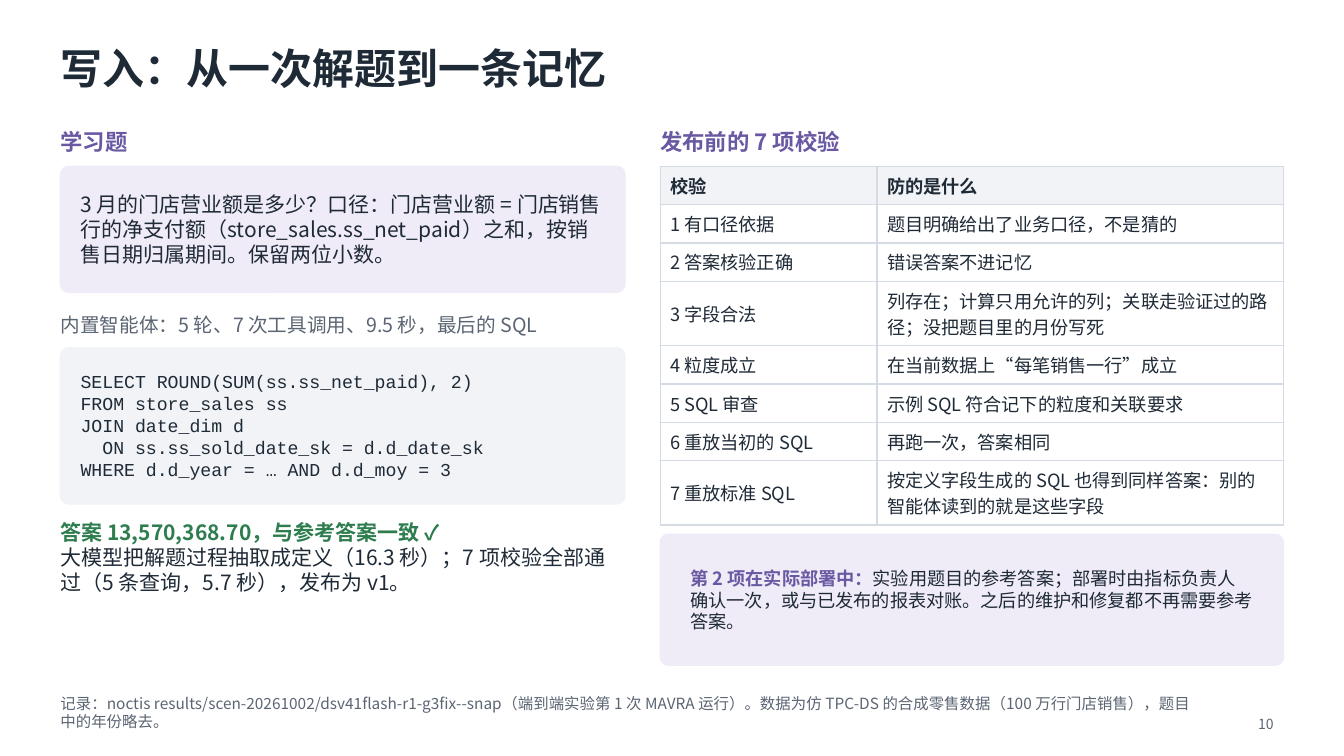
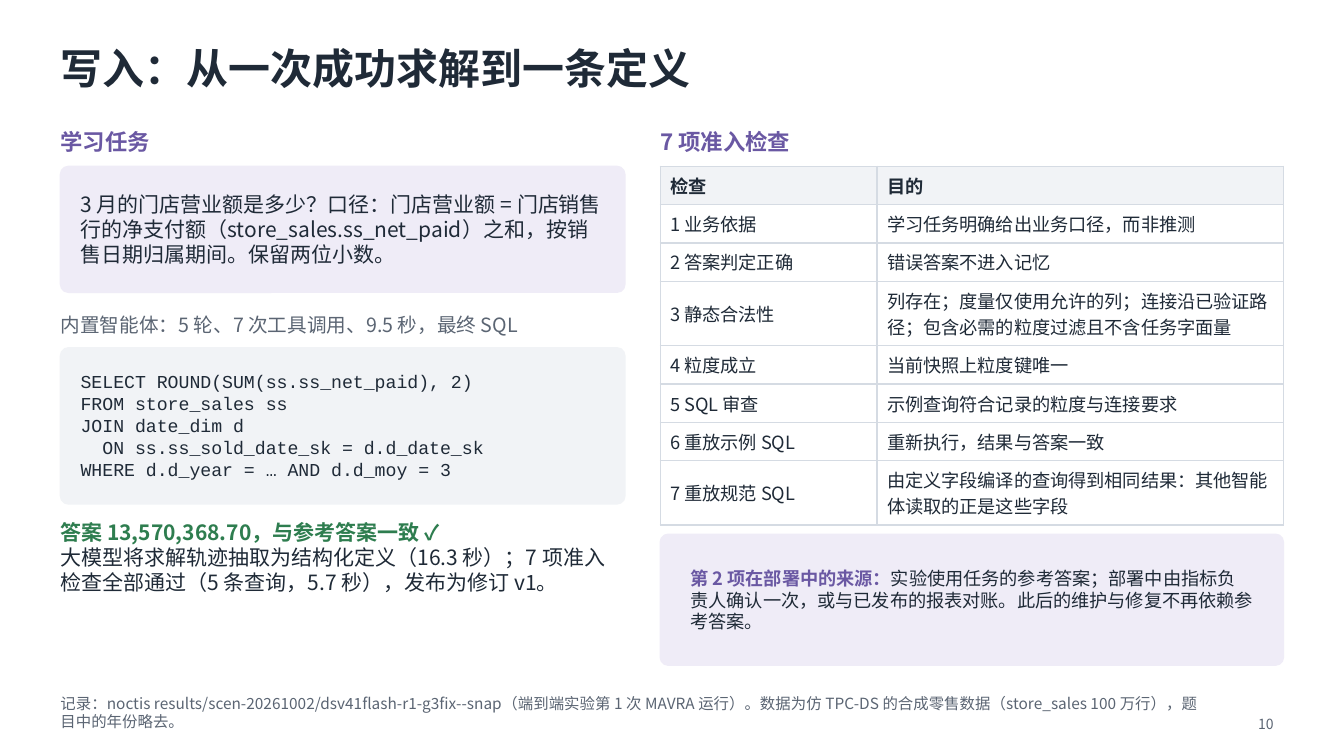
Before and after one commit to mmmttt000045/agent4db-adapter, a slide deck: slide 10 of docs/mavra-system.pptx. Drawn at 1344x756 pixels with LibreOffice and Linux fonts; fonts in the diff are those of the drawing. Boxes give left, top, right and bottom in pixels: in the first picture for what was removed or moved away, otherwise in the second. Text is boxed around its words. In the diff, an @@ line names an element or a change of style, - is before the commit and + after.

```diff
--- a/docs/mavra-system.pptx
+++ b/docs/mavra-system.pptx
@@ title at bbox=[60, 48, 690, 88]: text changed @@
-写入：从一次解题到一条记忆
+写入：从一次成功求解到一条定义
@@ text at bbox=[60, 131, 149, 152]: text changed @@
-学习题
+学习任务
@@ text at bbox=[660, 131, 790, 152]: text changed @@
-发布前的 7 项校验
+7 项准入检查
@@ table at bbox=[660, 166, 1284, 519] @@
-row 1, column 1: 校验
+row 1, column 1: 检查
-row 1, column 2: 防的是什么
+row 1, column 2: 目的
-row 2, column 1: 1 有口径依据
+row 2, column 1: 1 业务依据
-row 2, column 2: 题目明确给出了业务口径，不是猜的
+row 2, column 2: 学习任务明确给出业务口径，而非推测
-row 3, column 1: 2 答案核验正确
+row 3, column 1: 2 答案判定正确
-row 3, column 2: 错误答案不进记忆
+row 3, column 2: 错误答案不进入记忆
-row 4, column 1: 3 字段合法
+row 4, column 1: 3 静态合法性
-row 4, column 2: 列存在；计算只用允许的列；关联走验证过的路径；没把题目里的月份写死
+row 4, column 2: 列存在；度量仅使用允许的列；连接沿已验证路径；包含必需的粒度过滤且不含任务字面量
-row 5, column 2: 在当前数据上“每笔销售一行”成立
+row 5, column 2: 当前快照上粒度键唯一
-row 6, column 2: 示例 SQL 符合记下的粒度和关联要求
+row 6, column 2: 示例查询符合记录的粒度与连接要求
-row 7, column 1: 6 重放当初的 SQL
+row 7, column 1: 6 重放示例 SQL
-row 7, column 2: 再跑一次，答案相同
+row 7, column 2: 重新执行，结果与答案一致
-row 8, column 1: 7 重放标准 SQL
+row 8, column 1: 7 重放规范 SQL
-row 8, column 2: 按定义字段生成的 SQL 也得到同样答案：别的智能体读到的就是这些字段
+row 8, column 2: 由定义字段编译的查询得到相同结果：其他智能体读取的正是这些字段
@@ text at bbox=[60, 315, 518, 336]: text changed @@
-内置智能体：5 轮、7 次工具调用、9.5 秒，最后的 SQL
+内置智能体：5 轮、7 次工具调用、9.5 秒，最终 SQL
@@ text at bbox=[60, 547, 605, 592]: text changed @@
-大模型把解题过程抽取成定义（16.3 秒）；7 项校验全部通过（5 条查询，5.7 秒），发布为 v1。
+大模型将求解轨迹抽取为结构化定义（16.3 秒）；7 项准入检查全部通过（5 条查询，5.7 秒），发布为修订 v1。
@@ text at bbox=[690, 569, 1253, 630]: text changed @@
-第 2 项在实际部署中：实验用题目的参考答案；部署时由指标负责人确认一次，或与已发布的报表对账。之后的维护和修复都不再需要参考答案。
+第 2 项在部署中的来源：实验使用任务的参考答案；部署中由指标负责人确认一次，或与已发布的报表对账。此后的维护与修复不再依赖参考答案。
@@ text at bbox=[60, 696, 1197, 728]: text changed @@
-记录：noctis results/scen-20261002/dsv41flash-r1-g3fix--snap（端到端实验第 1 次 MAVRA 运行）。数据为仿 TPC-DS 的合成零售数据（100 万行门店销售），题目中的年份略去。
+记录：noctis results/scen-20261002/dsv41flash-r1-g3fix--snap（端到端实验第 1 次 MAVRA 运行）。数据为仿 TPC-DS 的合成零售数据（store_sales 100 万行），题目中的年份略去。
```
Also in this commit, not shown: 17 other slides changed, 8 other files.
